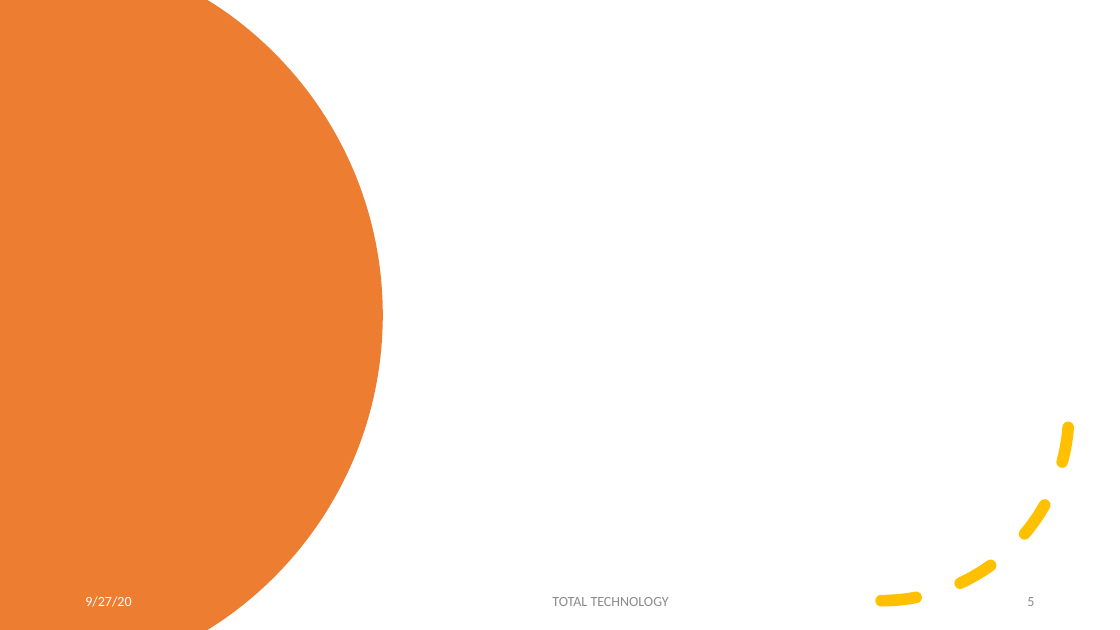
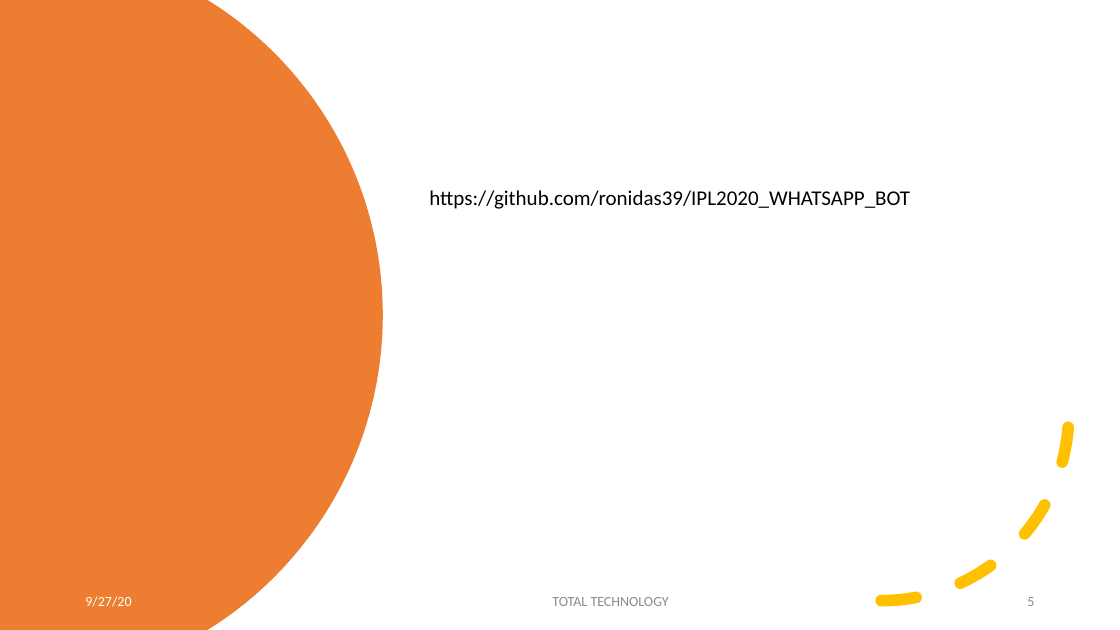
Before and after one commit to ronidas39/IPL2020_WHATSAPP_BOT, a slide deck: slide 5 of Whatsapp_Bot_Tutorial_19.pptx. Drawn at 1120x630 pixels with LibreOffice and Linux fonts; fonts in the diff are those of the drawing. Boxes give left, top, right and bottom in pixels: in the first picture for what was removed or moved away, otherwise in the second. Text is boxed around its words. In the diff, an @@ line names an element or a change of style, - is before the commit and + after.

```diff
--- a/Whatsapp_Bot_Tutorial_19.pptx
+++ b/Whatsapp_Bot_Tutorial_19.pptx
@@ text added at [429,190,910,209], 18 pt, text #000000 @@
+https://github.com/ronidas39/IPL2020_WHATSAPP_BOT
```
Also in this commit, not shown: 1 other file.
